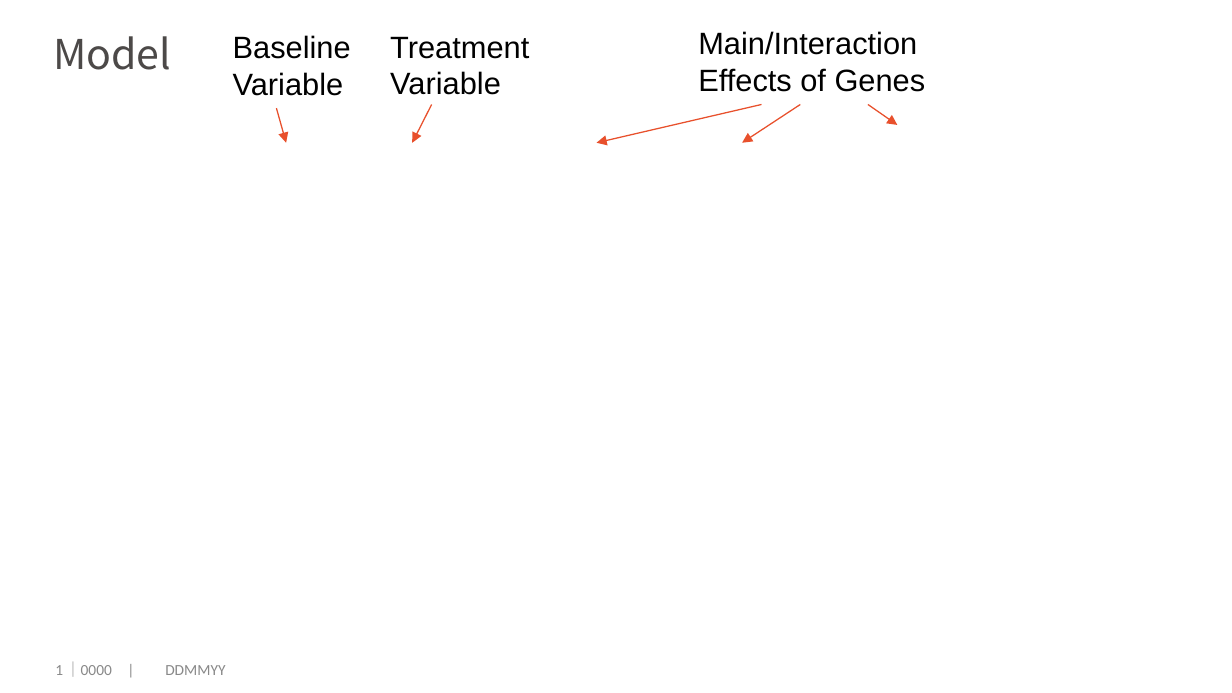
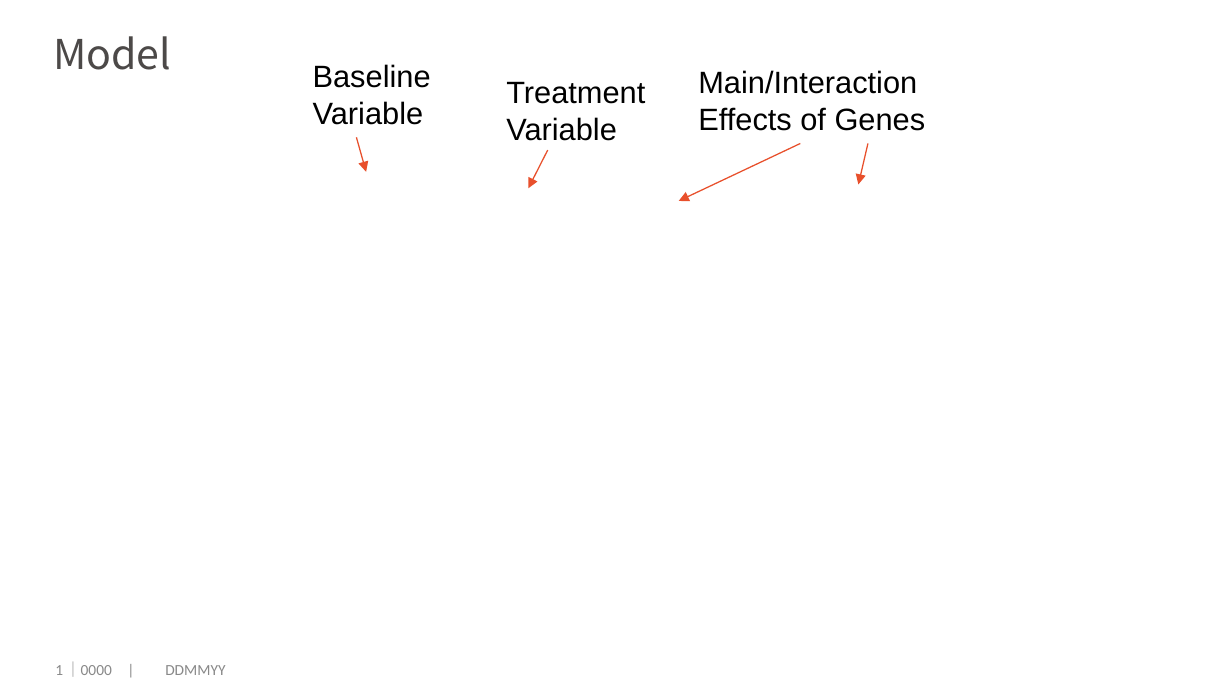
Before and after one commit to dengwx11/GroupLasso, a slide deck: slide 2 of manu & slides/814.pptx. Drawn at 1232x693 pixels with LibreOffice and Linux fonts; fonts in the diff are those of the drawing; grey boxes stand for pictures; background and template pictures are left out. Boxes give left, top, right and bottom in pixels: in the first picture for what was removed or moved away, otherwise in the second. Text is boxed around its words. In the diff, an @@ line names an element or a change of style, - is before the commit and + after.

```diff
--- a/manu & slides/814.pptx
+++ b/manu & slides/814.pptx
@@ text "Baseline Variable": place and size @@
-text "Baseline Variable" at box(233, 35, 351, 96)
+text "Baseline Variable" at box(313, 64, 431, 125)
@@ text "Main/Interaction Effects of Genes": place and size @@
-text "Main/Interaction Effects of Genes" at box(698, 31, 926, 92)
+text "Main/Interaction Effects of Genes" at box(698, 70, 926, 131)
@@ text "Treatment Variable": place and size @@
-text "Treatment Variable" at box(390, 36, 529, 95)
+text "Treatment Variable" at box(506, 81, 645, 141)
@@ arrow removed from (761, 105) to (596, 143) @@
@@ arrow moved from (276, 108) - (286, 143) to (356, 137) - (366, 172) @@
@@ arrow moved from (801, 105) - (742, 143) to (801, 143) - (679, 201) @@
@@ arrow moved from (867, 105) - (897, 124) to (867, 143) - (859, 185) @@
@@ arrow moved from (431, 105) - (413, 143) to (548, 150) - (529, 188) @@
```
Also in this commit, not shown: 3 other slides changed, 13 slides added, 12 slides removed, 9 other files.
